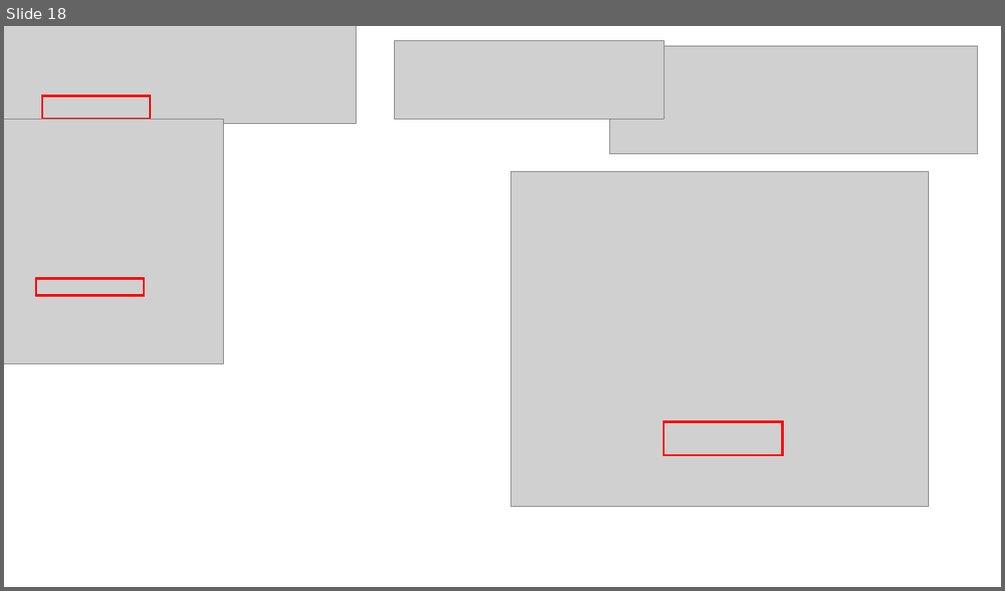
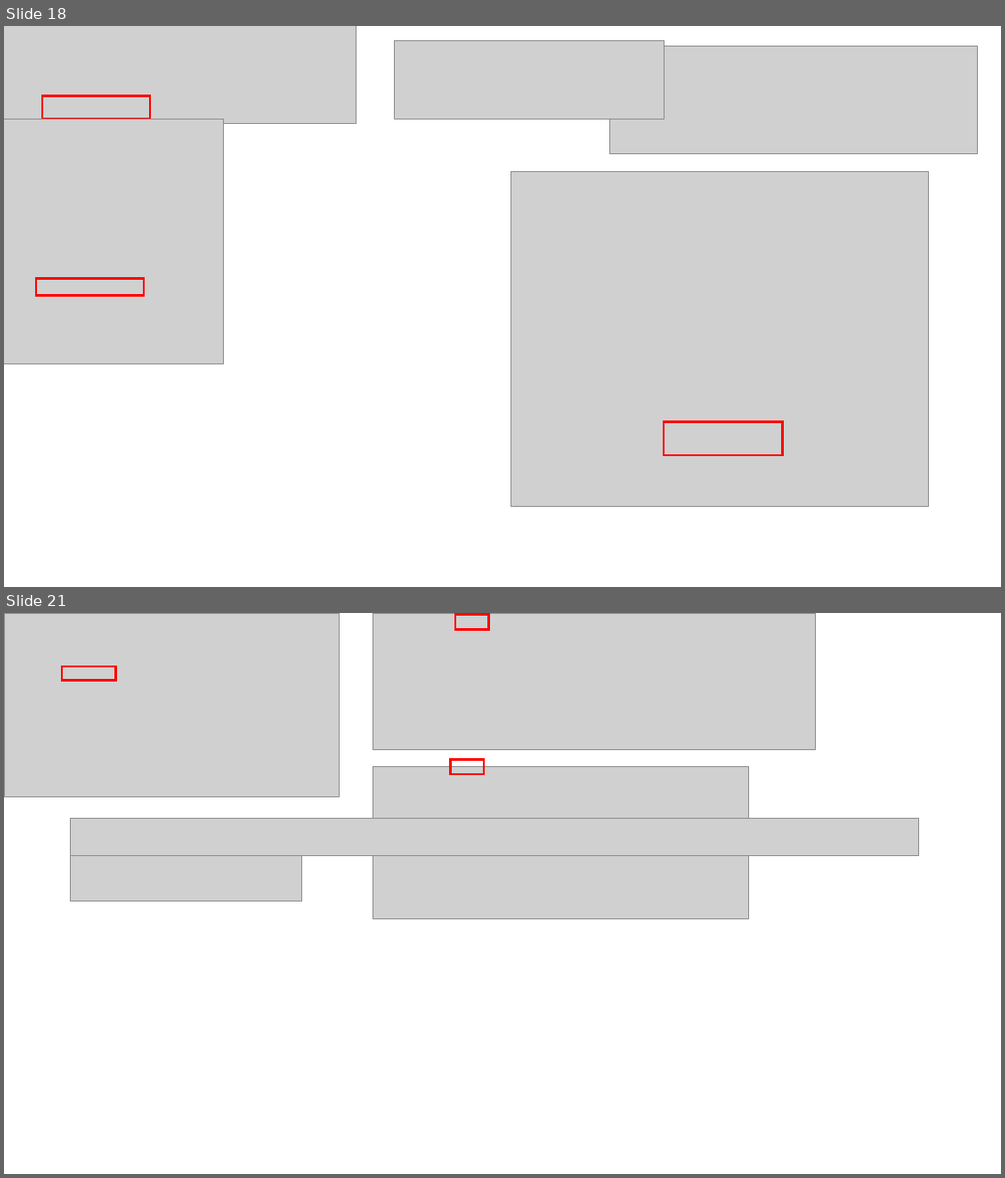
Before and after one commit to dhslrl321/TIL, a slide deck: Spring-Springboot/스프링 프레임워크 학습자료.pptx. Shown one above the other, each under a label of ours: slide 18 before the commit, slides 18 and 21 after it; the slides between them are not shown. The pictures are 1005x591 and 1005x1178 pixels, drawn with LibreOffice and Linux fonts; fonts in the diff are those of the drawing; grey boxes stand for pictures. Boxes give left, top, right and bottom in pixels: in the first picture for what was removed or moved away, otherwise in the second. Text is boxed around its words. In the diff, an @@ line names an element or a change of style, - is before the commit and + after.

```diff
--- a/Spring-Springboot/스프링 프레임워크 학습자료.pptx
+++ b/Spring-Springboot/스프링 프레임워크 학습자료.pptx
@@ slide 21 added at (4, 613, 1001, 1174), background #FFFFFF @@
@@ picture added at (4, 613, 340, 797) @@
@@ picture added at (372, 613, 816, 749) @@
@@ rectangle added at (455, 615, 489, 629), outline #FF0000 2.25 pt @@
@@ rectangle added at (63, 666, 116, 681), outline #FF0000 2.25 pt @@
@@ picture added at (372, 767, 749, 919) @@
@@ rectangle added at (451, 760, 484, 774), outline #FF0000 2.25 pt @@
@@ picture added at (71, 818, 919, 855) @@
@@ picture added at (71, 853, 301, 901) @@
```
Also in this commit, not shown: 2 other slides added, 3 slides removed, 9 other files.
